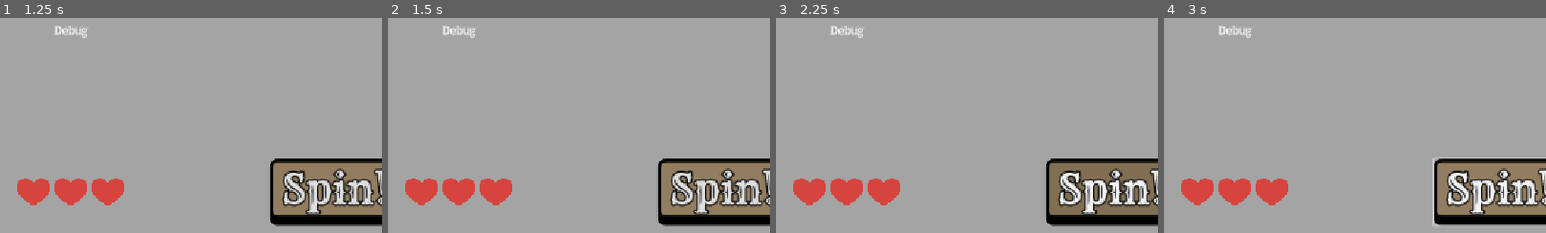
Above: before the commit, frames 1-4 (left to right).
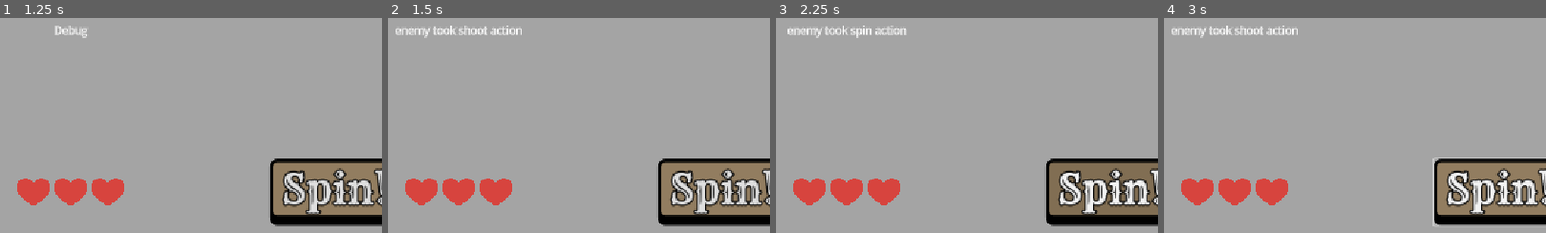
Above: after the commit, the same moments.

Repository: justwhateverprobably/this-town-aint-big-enough
Game: Godot game, scene res://Scenes/main_menu.tscn
The game is run twice, just before and just after one commit, with the same random seed, the same clock (stepped at 60 frames per second) and the same inputs.
Inputs (mouse positions are % of the whole screen's width and height, from its top left):
- Up to frame 1 (1.25 s): click "Play" at 0.5 s
- Up to frame 2 (1.5 s): click "Fire!" at 1.25 s
- Up to frame 3 (2.25 s): click "Spin!" at 2 s
- Up to frame 4 (3 s): tap Enter at 2.75 s; move the mouse to (72, 45) at 2.77 s; hold Right from 2.78 s (still down); tap Alt at 2.85 s; click (72, 45) at 2.92 s
The pictures show only the part of the screen within x 41-91%, y 47-97%; the shares and areas given below are measured in that part.

Frame 1 is identical in both runs. In frame 2, 0.7% of the frame differs, in the area x 2-35%, y 3-10%; in frame 3, 0.7%, in the area x 3-34%, y 3-10%; in frame 4, 0.7%.

Commit message:
started implementing interaction functionality so that when you shoot the stats are updated properly. The health and chamber still don't get updated, I'm planning to have the entity script return the updated values but for now nothing happens yet

Diff:
--- /dev/null
+++ b/Scenes/entities.gd
@@ -0,0 +1,35 @@
+extends Node2D
+
+func shoot(chamber: Array, current_shot: int, health_to_affect: int):
+	# if the current round is true (occupied by bullet), then fire it (set false)
+	if chamber[current_shot] == true:
+		update_health(health_to_affect, -1)
+		print("health updated")
+		chamber[current_shot] = false
+		print("chamber updated")
+	# if empty, remains empty
+	else:
+		chamber[current_shot] = false
+
+
+func spin(chamber: Array):
+	# Number of chambers in the cylinder
+	var n = chamber.size()
+	# Decide how many positions to rotate (0 to max-1)
+	var increment = randi_range(0, len(chamber) - 1)
+
+	# Repeat single-step rotation "increment" times
+	for i in range(increment):
+		# Save the first element (this will move to the end)
+		var first = chamber[0]
+		# # Shift everything left by one position
+		for j in range(0, n - 1):
+			chamber[j] = chamber[j + 1]
+		# Move the original first element to the end
+		chamber[n - 1] = first
+
+	return chamber
+
+func update_health(health: int, increment: int):
+	health += increment
+	return health
--- a/Scenes/game.tscn
+++ b/Scenes/game.tscn
@@ -4,6 +4,7 @@
 [ext_resource type="Script" uid="uid://peg8nqakpv65" path="res://Scripts/game_manager.gd" id="1_wowpa"]
 [ext_resource type="PackedScene" uid="uid://bfkmihritu11l" path="res://Scenes/health_bar.tscn" id="2_qxrlw"]
 [ext_resource type="Script" uid="uid://dm1qbfp8c0lwm" path="res://Scripts/player.gd" id="3_3dryh"]
+[ext_resource type="Script" uid="uid://dyrir34tslk4g" path="res://Scenes/entities.gd" id="4_i6g32"]
 [ext_resource type="Script" uid="uid://b47iorsrrhpfj" path="res://Scripts/enemy.gd" id="4_wowpa"]
 
 [sub_resource type="DrawableTexture2D" id="DrawableTexture2D_3dryh"]
@@ -98,14 +99,17 @@
 grow_vertical = 2
 text = "Debug"
 
-[node name="Player" type="Sprite2D" parent="." unique_id=2123670198]
+[node name="Entities" type="Node2D" parent="." unique_id=884739589]
+script = ExtResource("4_i6g32")
+
+[node name="Player" type="Sprite2D" parent="Entities" unique_id=2123670198]
 self_modulate = Color(0.9683017, 0.1750767, 0, 1)
 position = Vector2(408, 86)
 scale = Vector2(1.09375, 1.09375)
 texture = SubResource("DrawableTexture2D_3dryh")
 script = ExtResource("3_3dryh")
 
-[node name="Enemy" type="Sprite2D" parent="." unique_id=548152407]
+[node name="Enemy" type="Sprite2D" parent="Entities" unique_id=548152407]
 self_modulate = Color(0, 0, 1, 1)
 position = Vector2(399, 555)
 texture = SubResource("DrawableTexture2D_wowpa")
--- a/Scripts/enemy.gd
+++ b/Scripts/enemy.gd
@@ -2,15 +2,25 @@
 
 var chamber := [true, true, true, false, false, false]
 var health := 3
-var current_round := 0
+var current_shot := 0
+signal on_enemy_shoot_action
 
 func shoot_or_spin():
-	# decide whether to shoot or spin
-	# only call the function after x seconds
-	pass
+	# IMPLEMENT ACTION DELAY SO ENEMY TURN ISN'T IMMEDIATE
+	if randf() < 0.5:
+		shoot()
+		on_enemy_shoot_action.emit()
+	else:
+		spin()
 
-'''
-could inherit rest of functionality from player class
-maybe put player and enemy into a characters folder
-and have player and enemy inherit from that class?
-'''
+
+func shoot():
+	# call shoot function on parent node passing in relevant data to be modified
+	$"..".shoot(chamber, current_shot, health)
+	$"../../UILayer/Control/DebugLog".text = "enemy took shoot action"
+	# increment shot (move to next chamber)
+	current_shot += 1
+
+func spin():
+	$"..".spin(chamber)
+	$"../../UILayer/Control/DebugLog".text = "enemy took spin action"
--- a/Scripts/game_manager.gd
+++ b/Scripts/game_manager.gd
@@ -1,28 +1,50 @@
+'''
+to commit changes to github open terminal and type:
+
+git add .
+git commit -m "leave a message"
+git push -u origin main
+'''
+
+
 extends Node2D
 
 var is_player_turn := true
+@onready var player = $Entities/Player
+@onready var enemy = $Entities/Enemy
+@onready var log = $UILayer/Control/DebugLog
 
 
-func _process(delta: float) -> void:
-	if not is_player_turn:
-		$Enemy.shoot_or_spin()
-		# play corresponding anim
-		# update player health if shot action taken
-		# update debug message ui
+
+func _process(_delta: float) -> void:
+	if neither_dead() and not is_player_turn:
+			enemy.shoot_or_spin()
+			# play corresponding anim
+			# update debug message ui
+			is_player_turn = true
+	elif enemy.health == 0:
+		# load win screen
+		log.text = "you won"
 		pass
+	elif enemy.health == 0:
+		# load lose screen
+		log.text = "you lost"
+		pass
+
+func neither_dead() -> bool:
+	var neither_dead: bool = player.health > 0 and enemy.health > 0
+	return neither_dead
 
 
 func _on_fire_button_pressed() -> void:
-	if is_player_turn:
-		$Player.shoot()
+	if is_player_turn and neither_dead():
+		player.shoot()
 		# trigger shoot anim
-		# handle enemy health
-		# update debug message ui
 		is_player_turn = false
 
 
 func _on_spin_button_pressed() -> void:
-	if is_player_turn:
-		$Player.spin()
+	if is_player_turn and neither_dead():
+		player.spin()
 		# trigger spin anim
 		is_player_turn = false
--- a/Scripts/player.gd
+++ b/Scripts/player.gd
@@ -2,7 +2,8 @@
 
 var chamber := [true, true, true, false, false, false]
 var health := 3
-var current_round := 0
+var current_shot := 0
+
 
 
 func _ready():
@@ -10,30 +11,12 @@
 	chamber.shuffle()
 
 func shoot():
-	# increment the current round by 1
-	current_round += 1
-	# if the current round is true (occupied by bullet), then fire it (set false)
-	if chamber[current_round] == true:
-		chamber[current_round] = false
-	# if empty, remains empty
-	else:
-		chamber[current_round] = false
+	# call shoot function on parent node passing in relevant data to be modified
+	$"..".shoot(chamber, current_shot, health)
+	$"../../UILayer/Control/DebugLog".text = "player took shoot action"
+	# increment shot (move to next chamber)
+	current_shot += 1
 
 func spin():
-	# Number of chambers in the cylinder
-	var n = chamber.size()
-	# Decide how many positions to rotate (0 to max-1)
-	var increment = randi_range(0, len(chamber) - 1)
-
-	# Repeat single-step rotation "increment" times
-	for i in range(increment):
-		# Save the first element (this will move to the end)
-		var first = chamber[0]
-		# # Shift everything left by one position
-		for j in range(0, n - 1):
-			chamber[j] = chamber[j + 1]
-		# Move the original first element to the end
-		chamber[n - 1] = first
-
-func update_health(increment: int):
-	health += increment
+	$"..".spin(chamber)
+	$"../../UILayer/Control/DebugLog".text = "player took spin action"
--- a/project.godot
+++ b/project.godot
@@ -20,6 +20,10 @@
 window/stretch/mode="canvas_items"
 window/stretch/aspect="expand"
 
+[editor_plugins]
+
+enabled=PackedStringArray("res://addons/godot_super-wakatime/plugin.cfg")
+
 [gui]
 
 theme/default_font_multichannel_signed_distance_field=true
Not shown, added: Scenes/entities.gd.uid
Not shown, added: addons/godot_super-wakatime/api_key_prompt.tscn
Not shown, added: addons/godot_super-wakatime/counter.tscn
Not shown, added: addons/godot_super-wakatime/decompressor.gd
Not shown, added: addons/godot_super-wakatime/decompressor.gd.uid
Not shown, added: addons/godot_super-wakatime/godot_super-wakatime.gd
Not shown, added: addons/godot_super-wakatime/godot_super-wakatime.gd.uid
Not shown, added: addons/godot_super-wakatime/plugin.cfg
Not shown, added: addons/godot_super-wakatime/utils.gd
Not shown, added: addons/godot_super-wakatime/utils.gd.uid
Not shown, added: addons/godot_super-wakatime/LICENSE
Not shown, added: addons/godot_super-wakatime/README.md
